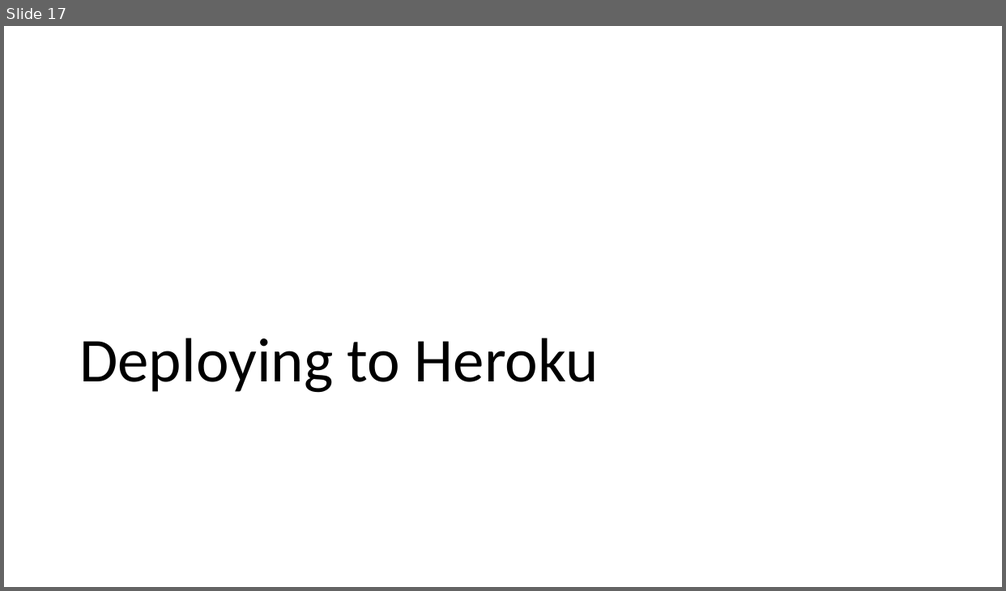
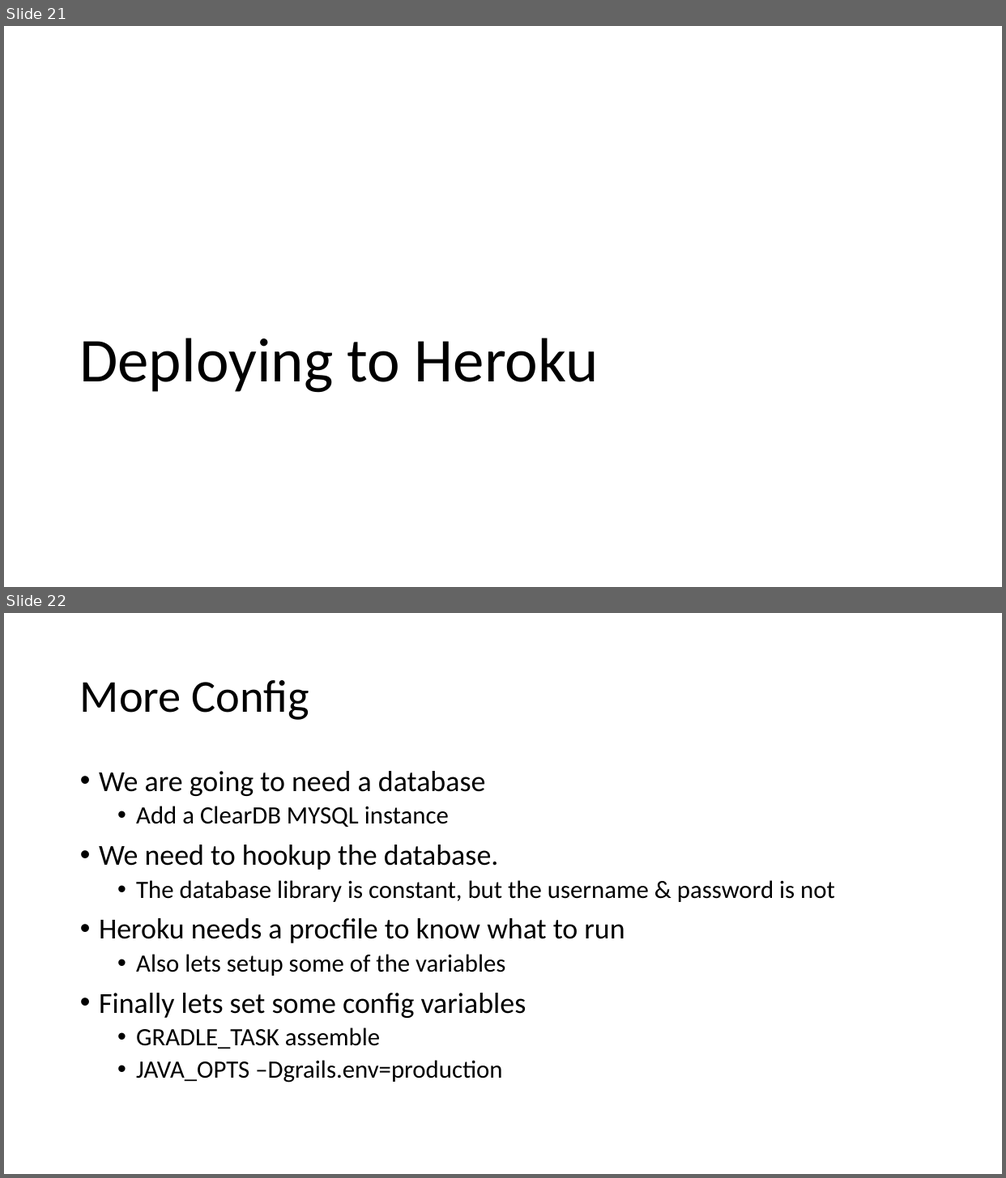
Before and after one commit to aibolit/SixOneFourEight, a slide deck: Presentation.pptx. Shown one above the other, each under a label of ours: slide 17 before the commit, slides 21 and 22 after it. The pictures are 1006x591 and 1006x1178 pixels, drawn with LibreOffice and Linux fonts; fonts in the diff are those of the drawing. Boxes give left, top, right and bottom in pixels: in the first picture for what was removed or moved away, otherwise in the second. Text is boxed around its words. In the diff, an @@ line names an element or a change of style, - is before the commit and + after.

Commit message:
presentation stuff

```diff
--- a/Presentation.pptx
+++ b/Presentation.pptx
@@ slide 22 added at (x1=4, y1=613, x2=1002, y2=1174), background #FFFFFF @@
@@ title added at (x1=80, y1=680, x2=310, y2=720), 44 pt, text #000000 @@
+More Config
@@ text added at (x1=99, y1=771, x2=835, y2=1083), 24 pt, text #000000 @@
+• We are going to need a database
+  • Add a ClearDB MYSQL instance
+• We need to hookup the database.
+  • The database library is constant, but the username & password is not
+• Heroku needs a procfile to know what to run
+  • Also lets setup some of the variables
+• Finally lets set some config variables
+  • GRADLE_TASK assemble
+  • JAVA_OPTS –Dgrails.env=production
@@ what was slide 17 is now slide 21 @@
```
Also in this commit, not shown: 5 other slides added, 3 other files.
